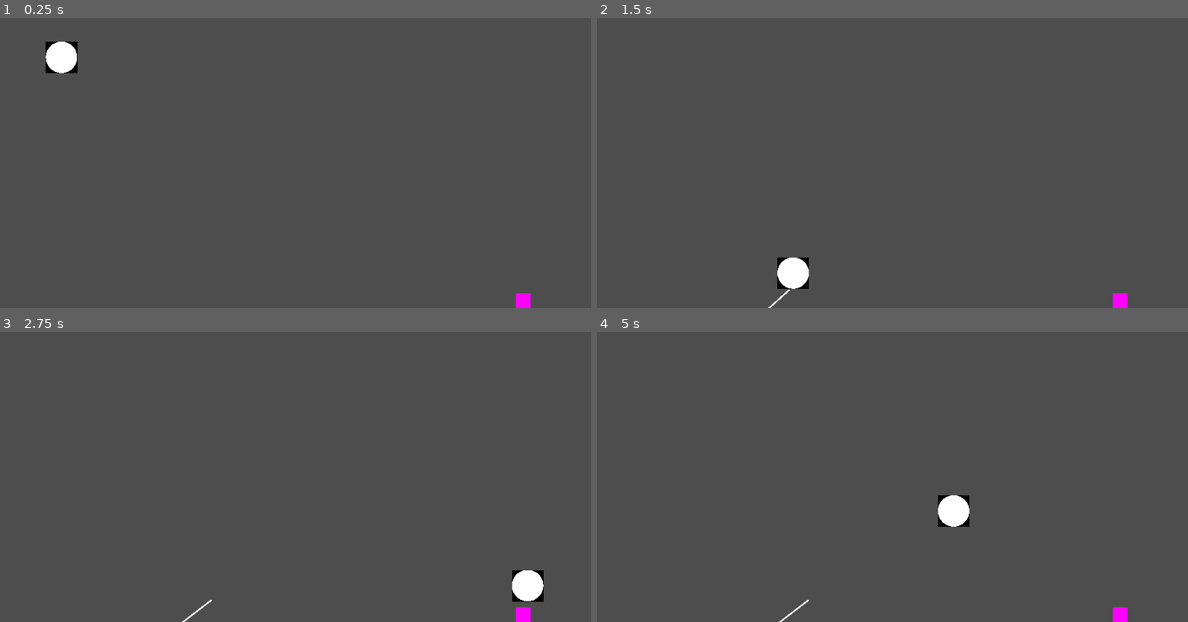
Above: before the commit, frames 1-4 (two rows, left to right).
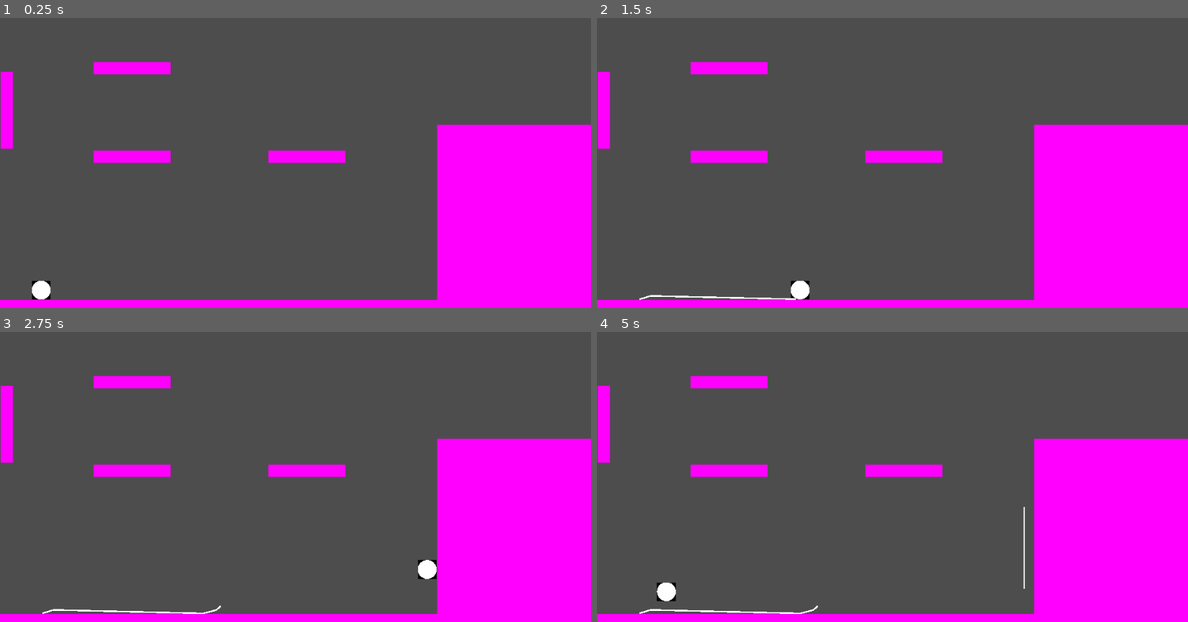
Above: after the commit, the same moments.

Repository: NAERNON/ggj-2026-mask
Game: Godot game, scene res://scenes/main.tscn
Two runs of this game, one before a commit and one after it. Both use one fixed random seed, a clock stepped at 60 frames per second and the inputs below.
Inputs:
- Up to frame 1 (0.25 s): no input
- Up to frame 2 (1.5 s): hold D (move_tape_right) 0.53-1.28 s; tap G (tape_switch_grip) at 0.6 s; tap Space (move_tape_jump) at 0.77, 0.8, 1.07, 1.35 s; hold S (move_tape_down) from 1.28 s (still down)
- Up to frame 3 (2.75 s): tap Space (move_tape_jump) at 1.52, 1.82, 2.3 s; tap G (tape_switch_grip) at 1.55 s; release S (move_tape_down) at 2.03 s; hold D (move_tape_right) from 2.03 s (still down); hold R (move_tape_reroll) from 2.03 s (still down)
- Up to frame 4 (5 s): release D (move_tape_right) at 2.78 s; release R (move_tape_reroll) at 2.78 s; hold W (move_tape_up) 2.78-3.53 s; tap G (tape_switch_grip) at 2.85, 3.6, 4.55 s; tap Space (move_tape_jump) at 3.02, 3.32, 3.77, 3.8, 4.07, 4.35, 4.52, 4.82 s; hold A (move_tape_left) from 3.53 s (still down)

The runs differ from the first frame. In frame 1, 22% of the frame differs, in the area x 0-100%, y 8-100%; in frame 2, 22%; in frame 3, 21%; in frame 4, 22%, in the area x 0-100%, y 15-100%.

Commit message:
Basic first implementation stick and roll on wall

Diff:
--- a/scenes/main.tscn
+++ b/scenes/main.tscn
@@ -3,10 +3,25 @@
 [ext_resource type="Script" uid="uid://dy78nvx7md1h5" path="res://scenes/main.gd" id="1_0wfyh"]
 [ext_resource type="PackedScene" uid="uid://ba5ixoxqnb3gk" path="res://assets/masking_tape.tscn" id="1_o5qli"]
 
-[sub_resource type="RectangleShape2D" id="RectangleShape2D_o5qli"]
-size = Vector2(1152, 27)
+[sub_resource type="RectangleShape2D" id="RectangleShape2D_0wfyh"]
+size = Vector2(250, 285)
 
 [sub_resource type="PlaceholderTexture2D" id="PlaceholderTexture2D_o5qli"]
+
+[sub_resource type="RectangleShape2D" id="RectangleShape2D_o5qli"]
+size = Vector2(125, 20)
+
+[sub_resource type="RectangleShape2D" id="RectangleShape2D_sugp2"]
+size = Vector2(20, 125)
+
+[sub_resource type="RectangleShape2D" id="RectangleShape2D_jyhfs"]
+size = Vector2(750, 20)
+
+[sub_resource type="RectangleShape2D" id="RectangleShape2D_tbgi4"]
+size = Vector2(20, 600)
+
+[sub_resource type="RectangleShape2D" id="RectangleShape2D_tefeu"]
+size = Vector2(20, 600)
 
 [node name="Main" type="Node2D" unique_id=714016782 node_paths=PackedStringArray("masking_tape", "platforms")]
 script = ExtResource("1_0wfyh")
@@ -17,40 +32,95 @@
 platforms = NodePath("Platforms")
 
 [node name="MaskingTape" parent="." unique_id=311947507 instance=ExtResource("1_o5qli")]
-position = Vector2(100, 100)
-scale = Vector2(0.05, 0.05)
-roll_acceleration = 500.0
-deceleration_scale = 50.0
-jump_speed = 500.0
-reroll_speed = 700.0
+position = Vector2(67, 507)
+scale = Vector2(0.03, 0.03)
+roll_acceleration = 600.0
+deceleration_scale = 10.0
+jump_speed = 350.0
+reroll_speed = 500.0
+wall_roll_speed = 200.0
 
 [node name="MaskingTapes" type="Node" parent="." unique_id=589121195]
 
 [node name="Platforms" type="Node" parent="." unique_id=655728539]
 
-[node name="StaticBody2D2" type="StaticBody2D" parent="Platforms" unique_id=712307921]
-position = Vector2(850, 564.9)
-scale = Vector2(0.02, 3.6)
+[node name="Library" type="StaticBody2D" parent="Platforms" unique_id=712307921]
+position = Vector2(835, 385)
 
-[node name="CollisionShape2D" type="CollisionShape2D" parent="Platforms/StaticBody2D2" unique_id=1030156514]
+[node name="CollisionShape2D" type="CollisionShape2D" parent="Platforms/Library" unique_id=1030156514]
+shape = SubResource("RectangleShape2D_0wfyh")
+
+[node name="Sprite2D" type="Sprite2D" parent="Platforms/Library" unique_id=578743585]
+scale = Vector2(250, 285)
+texture = SubResource("PlaceholderTexture2D_o5qli")
+
+[node name="Shelf1" type="StaticBody2D" parent="Platforms" unique_id=78843935]
+position = Vector2(499, 294)
+
+[node name="CollisionShape2D" type="CollisionShape2D" parent="Platforms/Shelf1" unique_id=187435732]
+position = Vector2(-0.5, 0)
 shape = SubResource("RectangleShape2D_o5qli")
 
-[node name="Sprite2D" type="Sprite2D" parent="Platforms/StaticBody2D2" unique_id=578743585]
-position = Vector2(-1.5258789e-05, 0)
-scale = Vector2(1152, 27)
+[node name="Sprite2D" type="Sprite2D" parent="Platforms/Shelf1" unique_id=492160534]
+scale = Vector2(125, 20)
 texture = SubResource("PlaceholderTexture2D_o5qli")
 
-[node name="StaticBody2D" type="StaticBody2D" parent="Platforms" unique_id=1731318811]
-position = Vector2(576, 650)
-scale = Vector2(10, 1)
+[node name="Shelf2" type="StaticBody2D" parent="Platforms" unique_id=143559546]
+position = Vector2(215, 294)
 
-[node name="CollisionShape2D" type="CollisionShape2D" parent="Platforms/StaticBody2D" unique_id=1645058030]
+[node name="CollisionShape2D" type="CollisionShape2D" parent="Platforms/Shelf2" unique_id=576037438]
+position = Vector2(-0.5, 0)
 shape = SubResource("RectangleShape2D_o5qli")
 
-[node name="Sprite2D" type="Sprite2D" parent="Platforms/StaticBody2D" unique_id=417878601]
+[node name="Sprite2D" type="Sprite2D" parent="Platforms/Shelf2" unique_id=1239204147]
+scale = Vector2(125, 20)
+texture = SubResource("PlaceholderTexture2D_o5qli")
+
+[node name="Shelf3" type="StaticBody2D" parent="Platforms" unique_id=1514037618]
+position = Vector2(215, 150)
+
+[node name="CollisionShape2D" type="CollisionShape2D" parent="Platforms/Shelf3" unique_id=470567573]
+position = Vector2(-0.5, 0)
+shape = SubResource("RectangleShape2D_o5qli")
+
+[node name="Sprite2D" type="Sprite2D" parent="Platforms/Shelf3" unique_id=484388257]
+scale = Vector2(125, 20)
+texture = SubResource("PlaceholderTexture2D_o5qli")
+
+[node name="Shelf4" type="StaticBody2D" parent="Platforms" unique_id=568626965]
+position = Vector2(11, 219)
+
+[node name="CollisionShape2D" type="CollisionShape2D" parent="Platforms/Shelf4" unique_id=1479471729]
+position = Vector2(-0.5, 0)
+shape = SubResource("RectangleShape2D_sugp2")
+
+[node name="Sprite2D" type="Sprite2D" parent="Platforms/Shelf4" unique_id=1178034037]
+scale = Vector2(20, 125)
+texture = SubResource("PlaceholderTexture2D_o5qli")
+
+[node name="Ground" type="StaticBody2D" parent="." unique_id=1731318811]
+position = Vector2(475.00003, 537)
+scale = Vector2(1.5, 1)
+
+[node name="CollisionShape2D" type="CollisionShape2D" parent="Ground" unique_id=1645058030]
+shape = SubResource("RectangleShape2D_jyhfs")
+
+[node name="Sprite2D" type="Sprite2D" parent="Ground" unique_id=417878601]
 position = Vector2(-1.5258789e-05, 0)
-scale = Vector2(1152, 27)
+scale = Vector2(750, 20)
 texture = SubResource("PlaceholderTexture2D_o5qli")
+
+[node name="WallLeft" type="StaticBody2D" parent="." unique_id=98253075]
+
+[node name="CollisionShape2D" type="CollisionShape2D" parent="WallLeft" unique_id=217081376]
+position = Vector2(-10, 272)
+shape = SubResource("RectangleShape2D_tbgi4")
+
+[node name="WallRight" type="StaticBody2D" parent="." unique_id=564108463]
+
+[node name="CollisionShape2D" type="CollisionShape2D" parent="WallRight" unique_id=920841852]
+position = Vector2(971, 285)
+shape = SubResource("RectangleShape2D_tefeu")
 
 [connection signal="end_grip" from="MaskingTape" to="." method="_on_masking_tape_end_grip"]
 [connection signal="reroll" from="MaskingTape" to="." method="_on_masking_tape_reroll"]
--- a/scripts/masking_tape.gd
+++ b/scripts/masking_tape.gd
@@ -4,9 +4,17 @@
 @export_range(0.0, 100.0, 1.0)   var deceleration_scale : float
 @export_range(0.0, 1000.0, 10.0) var jump_speed         : float
 @export_range(0.0, 1000.0, 10.0) var reroll_speed       : float
+@export_range(0.0, 1000.0, 10.0) var wall_roll_speed    : float
 
 @export var contact_floor : Node2D
 var reroll_target     : Vector2
+
+var _grip_on_wall : bool :
+	set(new_value) :
+		_grip_on_wall = new_value
+		floor_stop_on_slope = not floor_stop_on_slope
+		if _grip_on_wall :
+			velocity = Vector2.ZERO
 
 signal start_grip()
 signal end_grip()
@@ -27,28 +35,37 @@
 			start_grip.emit()
 		else :
 			end_grip.emit()
+			_grip_on_wall = false
 
 func _ready() -> void :
 	_in_free_fall = not is_on_floor()
 	_is_rerolling = Input.is_action_just_pressed('move_tape_reroll')
+	_grip_on_wall = false
 
 func _physics_process(delta : float) -> void :
-	velocity.y += 980 * delta
 	get_input(delta)
 
 	if not _is_rerolling :
+		if not _grip_on_wall :
+			velocity.y += 980 * delta
+
+			if _in_free_fall and is_on_floor() :
+				_in_free_fall = false
+			elif not is_on_floor() and not _in_free_fall :
+				_in_free_fall = true
+
+			if is_on_wall() and is_gripping :
+				if not _grip_on_wall :
+					_grip_on_wall = true
+
+		elif _grip_on_wall and not is_on_wall() :
+			_grip_on_wall = false
+
 		move_and_slide()
-
-		if _in_free_fall and is_on_floor() :
-			_in_free_fall = false
-		elif not is_on_floor() and not _in_free_fall :
-			_in_free_fall = true
-
 	else :
 		if reroll_target != Vector2.INF :
 			self.position = self.position.move_toward(reroll_target, reroll_speed*delta)
 			reroll.emit()
-
 
 func get_input(delta : float) -> void :
 	_is_rerolling = Input.is_action_pressed('move_tape_reroll') and is_gripping
@@ -57,16 +74,27 @@
 		velocity = Vector2.ZERO
 		return
 
-	var right  = Input.is_action_pressed('move_tape_right')
-	var left   = Input.is_action_pressed('move_tape_left')
-	var jump   = Input.is_action_just_pressed('move_tape_jump')
-	var grip   = Input.is_action_just_pressed('tape_switch_grip')
+	var jump  = Input.is_action_just_pressed('move_tape_jump')
+	var grip  = Input.is_action_just_pressed('tape_switch_grip')
 
 	if grip :
 		is_gripping = not is_gripping
 
-	var moving = right or left
+	if _grip_on_wall :
+		velocity = Vector2.ZERO
+		var up = Input.is_action_pressed("move_tape_up")
+		var down = Input.is_action_pressed("move_tape_down")
 
+		if up :
+			velocity.y = -wall_roll_speed
+		elif down :
+			velocity.y = wall_roll_speed
+		return
+
+	var right = Input.is_action_pressed('move_tape_right')
+	var left  = Input.is_action_pressed('move_tape_left')
+
+	var moving : bool = right or left
 	if is_on_floor() and jump :
 		velocity.y = -jump_speed
 
